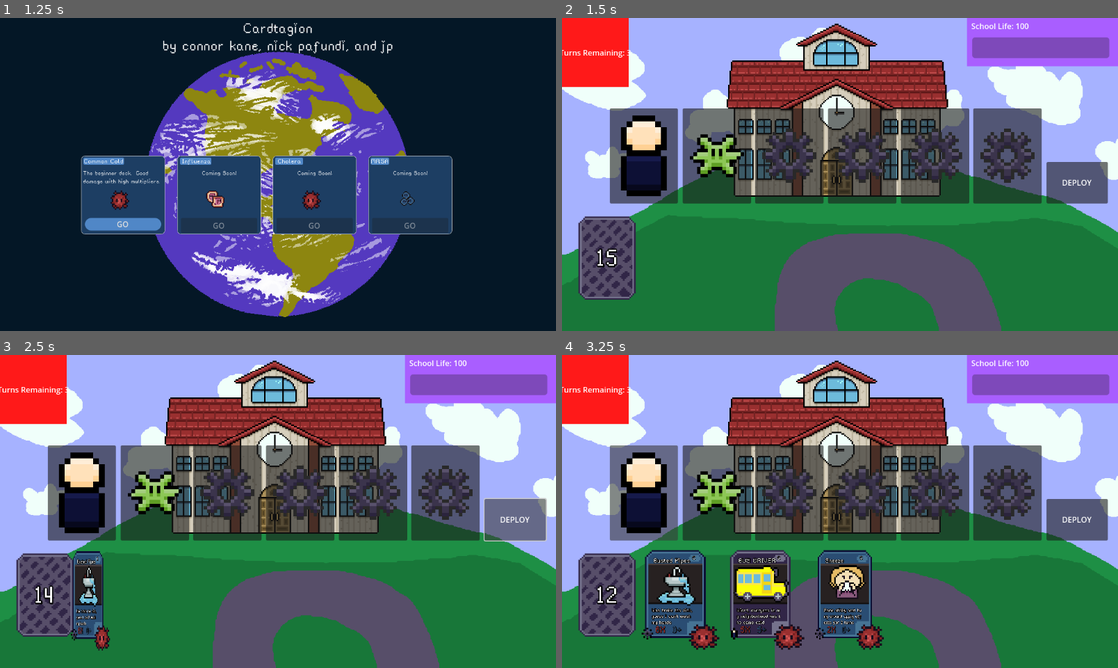
Above: before the commit, frames 1-4 (two rows, left to right).
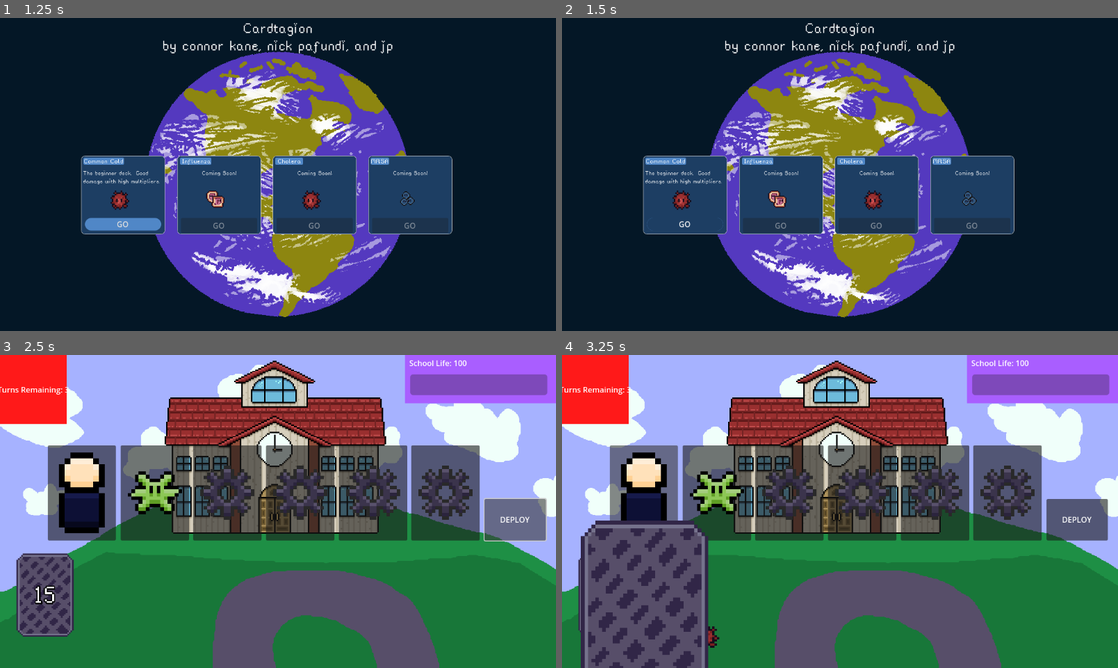
Above: after the commit, the same moments.

Repository: JPGFG/ld24
Game: Godot game, scene res://ui/start_menu.tscn
The game is run twice, just before and just after one commit, with the same random seed, the same clock (stepped at 60 frames per second) and the same inputs. This scene is started directly instead of the project's main scene.
Inputs (mouse positions are in pixels of both pictures, inside the frame that each line leads up to):
- Up to frame 1 (1.25 s): click "START GAME" at 0.5 s
- Up to frame 2 (1.5 s): click "GO" at 1.25 s
- Up to frame 3 (2.5 s): click "DEPLOY" at 2 s
- Up to frame 4 (3.25 s): click (645, 492) at 2.75 s

Frame 1 is identical in both runs. In frame 2, 99% of the frame differs, in the area x 0-100%, y 0-100%; in frame 3, 1.7%; in frame 4, 15%.

Commit message:
UI changes and sound imports / work

Diff:
--- a/scenes/game-board/gameboard.tscn
+++ b/scenes/game-board/gameboard.tscn
@@ -551,7 +551,14 @@
 
 [node name="AudioStreamPlayer2D" type="AudioStreamPlayer2D" parent="."]
 stream = ExtResource("14_bgii0")
+volume_db = -5.0
 autoplay = true
+
+[node name="CardSFXPlayer" type="AudioStreamPlayer2D" parent="."]
+volume_db = 5.0
+
+[node name="DeploySFXPlayer" type="AudioStreamPlayer2D" parent="."]
+volume_db = 10.0
 
 [connection signal="pressed" from="battleground/PopCardSlot/PopCardButton" to="GameController" method="_on_pop_card_button_pressed"]
 [connection signal="pressed" from="battleground/GermCardSlot/GermCardButton" to="GameController" method="_on_germ_card_button_pressed"]
--- a/scripts/controllers/game-controller.gd
+++ b/scripts/controllers/game-controller.gd
@@ -35,6 +35,11 @@
 
 @onready var deploy_button: Button = get_node("/root/Gameboard/deploybutton")
 
+@onready var deploy_sfx_player: AudioStreamPlayer2D = get_node("/root/Gameboard/DeploySFXPlayer")
+@onready var card_sfx_player: AudioStreamPlayer2D = get_node("/root/Gameboard/CardSFXPlayer")
+@onready var deploy_sound: AudioStreamMP3 = preload("res://assets/sounds/deploy.mp3")
+@onready var card_draw_sound: AudioStreamMP3 = preload("res://assets/sounds/card_slide.mp3")
+
 func _ready():
 	update_stats_ui()
 	health_bar.max_value = school_life
@@ -50,6 +55,8 @@
 
 	deck.shuffle()
 	while (hand.cards.find(null) != -1):
+		card_sfx_player.stream = card_draw_sound
+		card_sfx_player.play()
 		if deck.cards.size() != 0:
 			var drawn_card = deck.draw_card()
 			await hand.add_card(drawn_card)
@@ -114,6 +121,8 @@
 	if(played_hand == []):
 		print("Error: No Empty Deployments!")
 		return
+	deploy_sfx_player.stream = deploy_sound
+	deploy_sfx_player.play()
 	compute()
 
 
--- a/ui/start_menu.gd
+++ b/ui/start_menu.gd
@@ -13,6 +13,9 @@
 @export var main_menu_items: Array[Button]
 @export var sub_menu_items: Array[Button]
 @export var sub_menu_panels: Array[MarginContainer]
+
+@onready var sfx_player: AudioStreamPlayer2D = $"SFXPlayer"
+@onready var ui_accept_sound: AudioStreamMP3 = preload("res://assets/sounds/click_start.mp3")
 
 func _ready():
 	for child in get_children():
@@ -43,6 +46,8 @@
 
 
 func _on_start_game_pressed():
+	sfx_player.stream = ui_accept_sound
+	sfx_player.play()
 	for germ_orbital in germ_orbital_array:
 		germ_orbital.visible = false
 	for button in main_menu_items:
@@ -54,4 +59,7 @@
 
 
 func _on_cold_button_pressed():
+	sfx_player.stream = ui_accept_sound
+	sfx_player.play()
+	await get_tree().create_timer(0.6).timeout
 	get_tree().change_scene_to_file(main_scene)
--- a/ui/start_menu.tscn
+++ b/ui/start_menu.tscn
@@ -726,5 +726,7 @@
 stream = ExtResource("12_kxyrp")
 autoplay = true
 
+[node name="SFXPlayer" type="AudioStreamPlayer2D" parent="."]
+
 [connection signal="pressed" from="MarginContainer/VBoxContainer/StartGame" to="." method="_on_start_game_pressed"]
 [connection signal="pressed" from="ColdDeckSelect/Panel/MarginContainer2/ColdButton" to="." method="_on_cold_button_pressed"]
Not shown, changed: assets/music/main_menu.mp3.import
Not shown, changed: assets/music/main_theme.mp3.import
Not shown, added: assets/sounds/card_slide.mp3.import
Not shown, added: assets/sounds/click_start.mp3.import
Not shown, added: assets/sounds/deploy.mp3.import
Not shown, added: assets/sounds/main_menu.mp3.import
Not shown: 1 places in scenes/game-board/gameboard.tscn that only renumber resources
Not shown, added: assets/sounds/card_slide.mp3
Not shown, added: assets/sounds/click_start.mp3
Not shown, added: assets/sounds/deploy.mp3
Not shown, added: assets/sounds/main_menu.mp3
